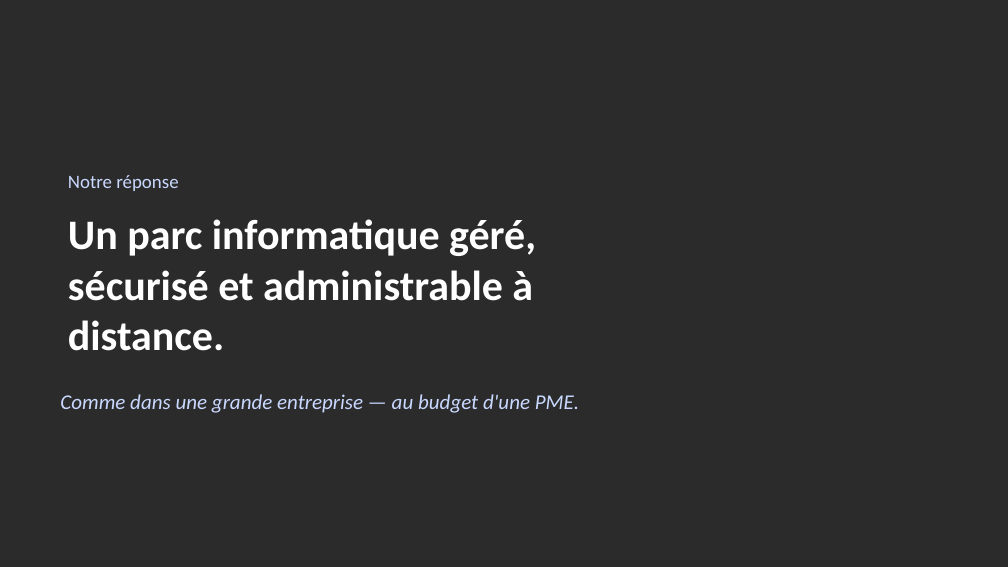
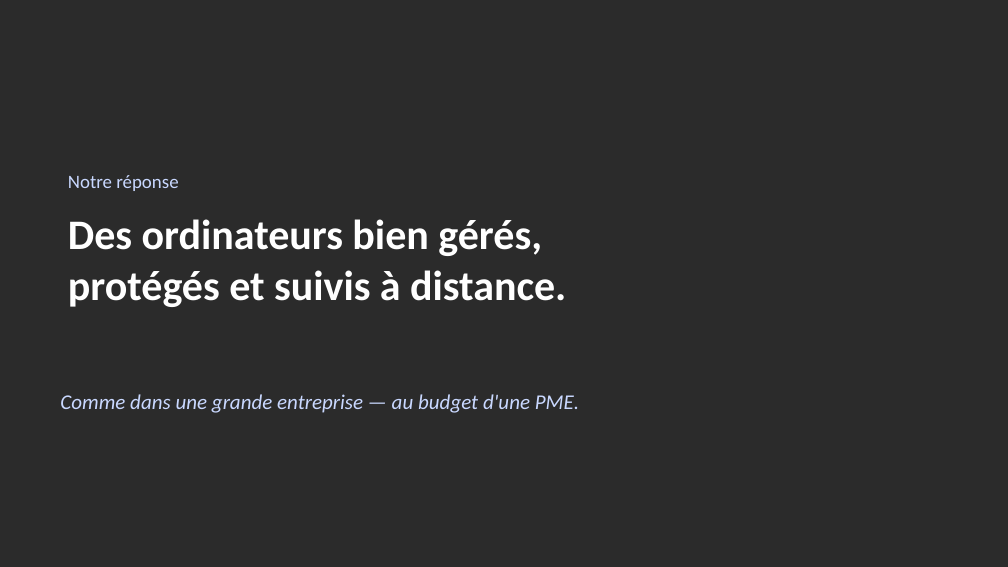
Before and after one commit to meledjearmel/others-documents, a slide deck: slide 3 of proposition-serveur/Proposition_Serveur_Proxmox_WindowsServer.pptx. Drawn at 1008x567 pixels with LibreOffice and Linux fonts; fonts in the diff are those of the drawing; background and template pictures are left out; a plain dark background stands for a picture behind light text. Boxes give left, top, right and bottom in pixels: in the first picture for what was removed or moved away, otherwise in the second. Text is boxed around its words. In the diff, an @@ line names an element or a change of style, - is before the commit and + after.

```diff
--- a/proposition-serveur/Proposition_Serveur_Proxmox_WindowsServer.pptx
+++ b/proposition-serveur/Proposition_Serveur_Proxmox_WindowsServer.pptx
@@ title at [68,219,566,307]: text changed @@
-Un parc informatique géré, sécurisé et administrable à distance.
+Des ordinateurs bien gérés, protégés et suivis à distance.
```
Also in this commit, not shown: 12 other slides changed, 1 slide added, 1 other file.
